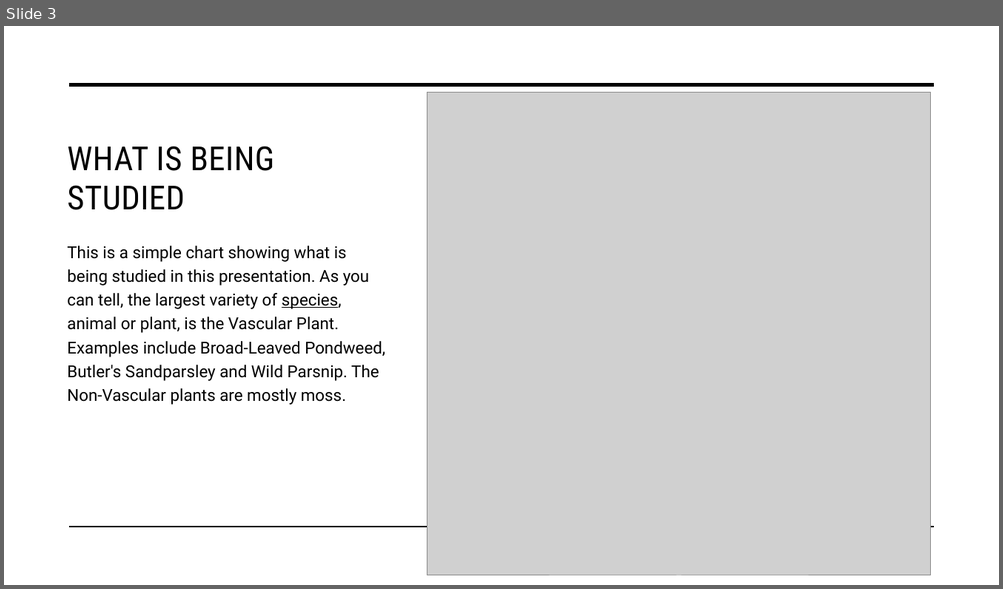
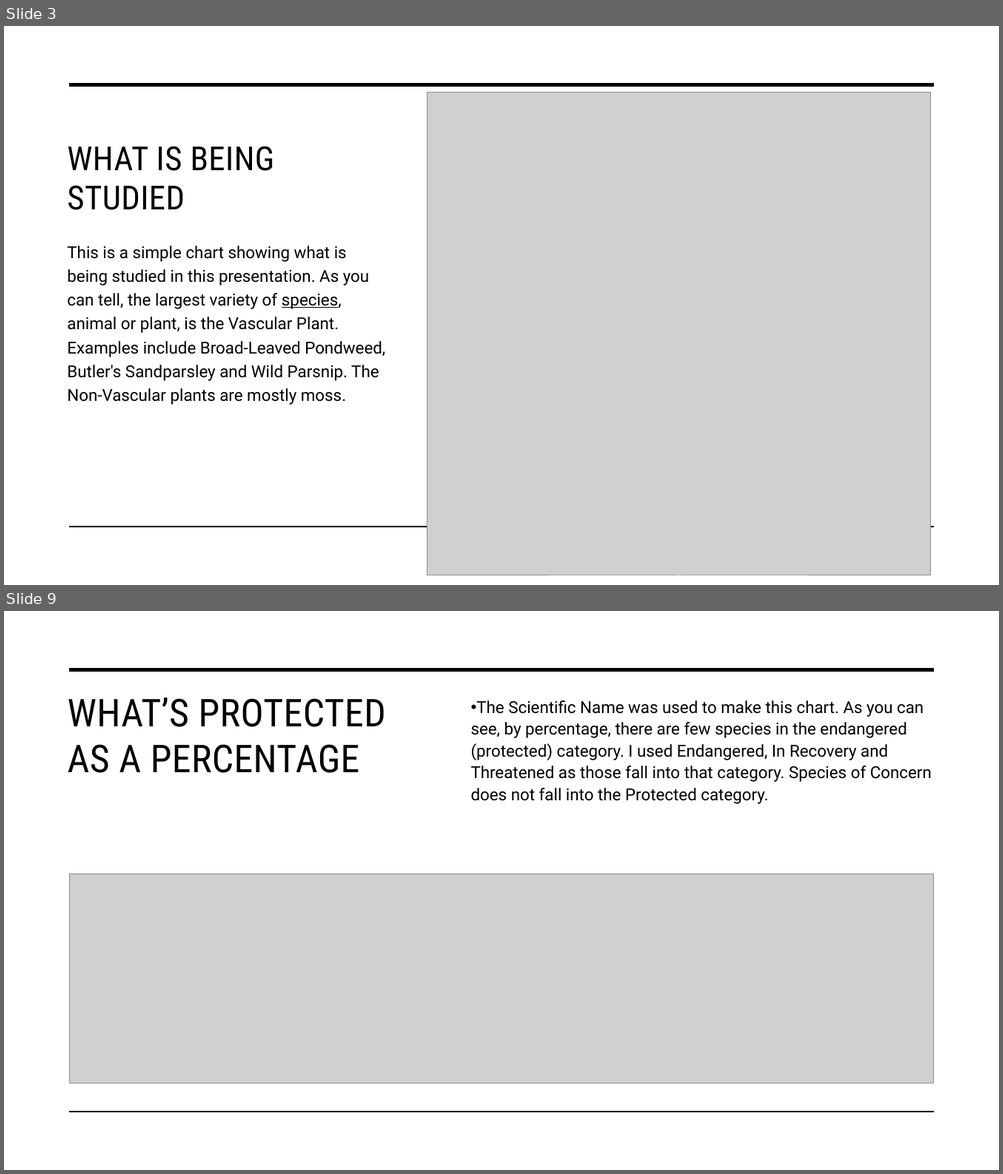
Before and after one commit to LenordStage/Biodiversity-in-National-Parks, a slide deck: biodiversity project 1221.pptx. Shown one above the other, each under a label of ours: slide 3 before the commit, slides 3 and 9 after it; the slides between them are not shown. The pictures are 1003x589 and 1003x1174 pixels, drawn with LibreOffice and Linux fonts; fonts in the diff are those of the drawing; grey boxes stand for pictures. Boxes give left, top, right and bottom in pixels: in the first picture for what was removed or moved away, otherwise in the second. Text is boxed around its words. In the diff, an @@ line names an element or a change of style, - is before the commit and + after.

```diff
--- a/biodiversity project 1221.pptx
+++ b/biodiversity project 1221.pptx
@@ slide 9 added at (x1=4, y1=611, x2=999, y2=1170), background #FFFFFF @@
@@ line added from (70, 670) to (933, 670), #000000 3.5 pt @@
@@ title added at (x1=68, y1=698, x2=386, y2=773), 37 pt, text #000000 @@
+WHAT’S PROTECTED AS A PERCENTAGE
@@ text added at (x1=471, y1=701, x2=931, y2=804), 16 pt, text #000000 @@
+• The Scientific Name was used to make this chart. As you can see, by percentage, there are few species in the endangered (protected) category. I used Endangered, In Recovery and Threatened as those fall into that category. Species of Concern does not fall into the Protected category.
@@ picture added at (x1=70, y1=874, x2=933, y2=1083) @@
@@ line added from (70, 1113) to (933, 1113), #000000 1 pt @@
```
Also in this commit, not shown: 4 slides changed, 5 other slides added.
